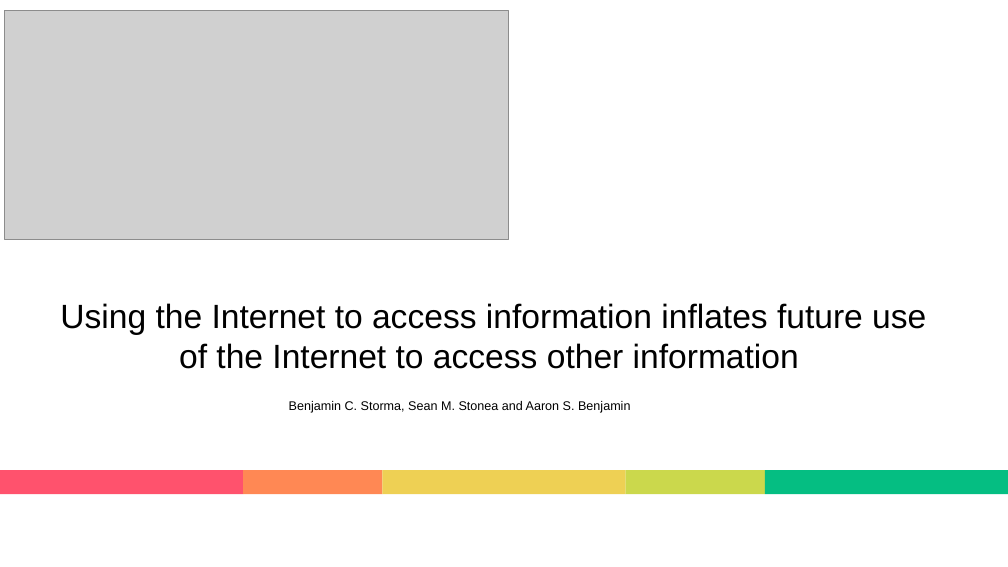
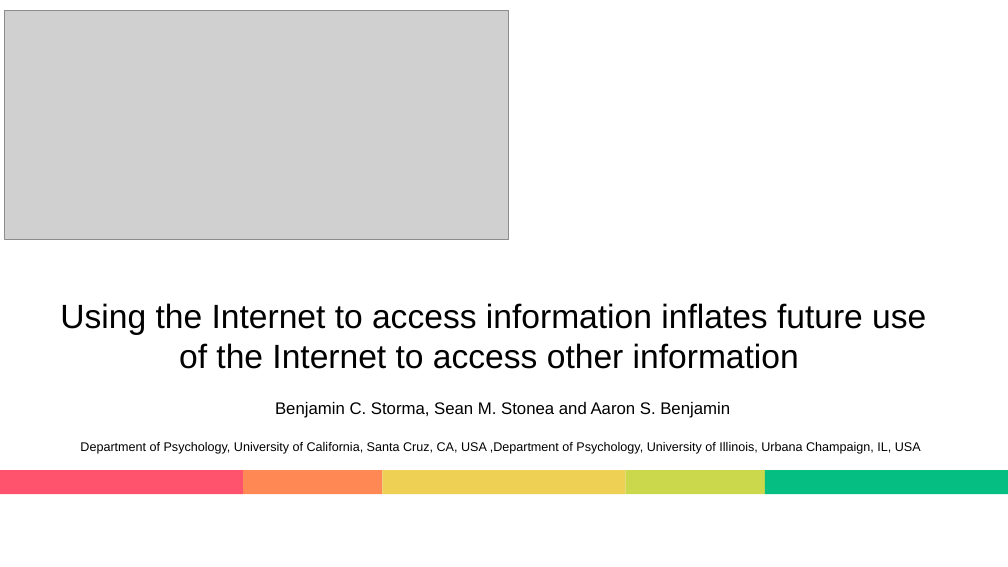
Before and after one commit to eemintz/ResearchML, a slide deck: slide 1 of PresentationEliyahuMintz.pptx. Drawn at 1008x567 pixels with LibreOffice and Linux fonts; fonts in the diff are those of the drawing; grey boxes stand for pictures. Boxes give left, top, right and bottom in pixels: in the first picture for what was removed or moved away, otherwise in the second. Text is boxed around its words. In the diff, an @@ line names an element or a change of style, - is before the commit and + after.

```diff
--- a/PresentationEliyahuMintz.pptx
+++ b/PresentationEliyahuMintz.pptx
@@ text "Benjamin C. Storma, Sean M. ...": place and size @@
-text "Benjamin C. Storma, Sean M. ..." at bbox=[289, 401, 630, 413]
+text "Benjamin C. Storma, Sean M. ..." at bbox=[80, 402, 921, 454]
@@ text at bbox=[275, 402, 730, 418]: size 12 to 16 pt in "Benjamin C. Storma, Sean M. Stonea and ..." @@
@@ text at bbox=[80, 442, 921, 454]: paragraph added @@
+Department of Psychology, University of California, Santa Cruz, CA, USA ,Department of Psychology, University of Illinois, Urbana Champaign, IL, USA
```
